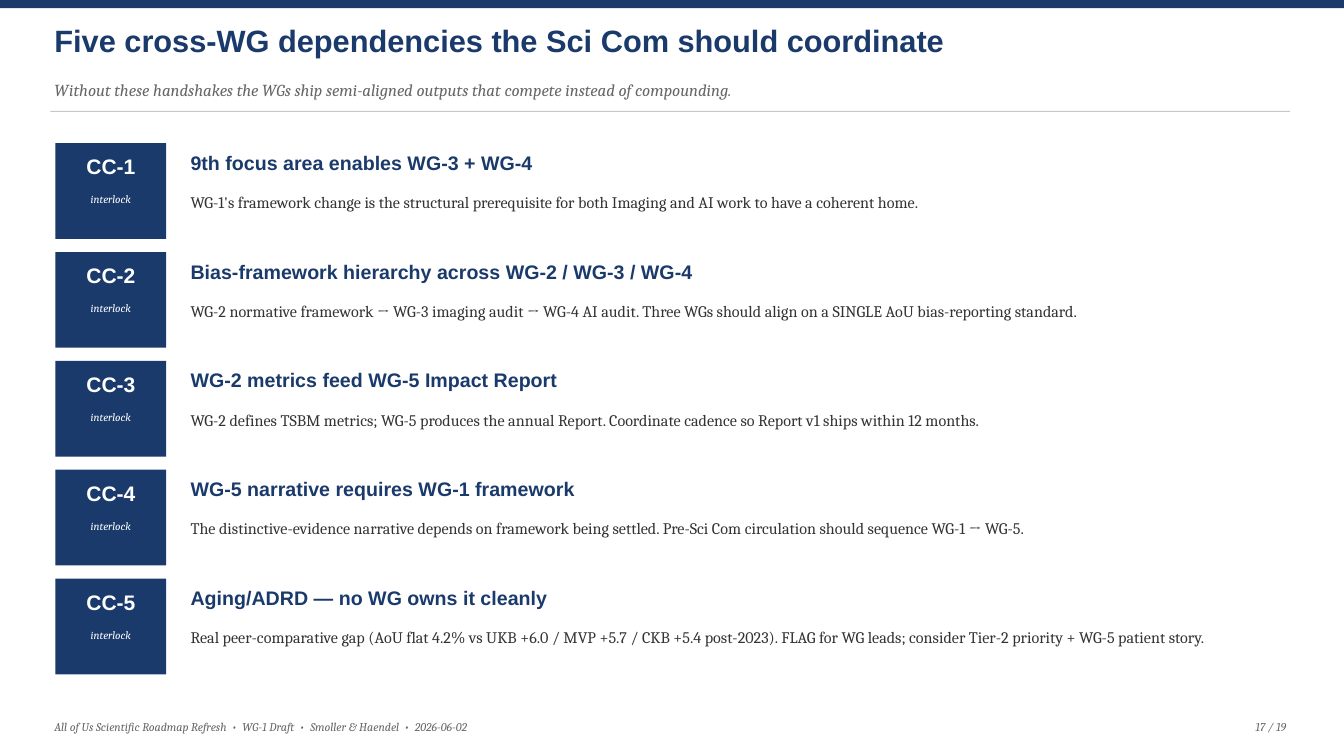
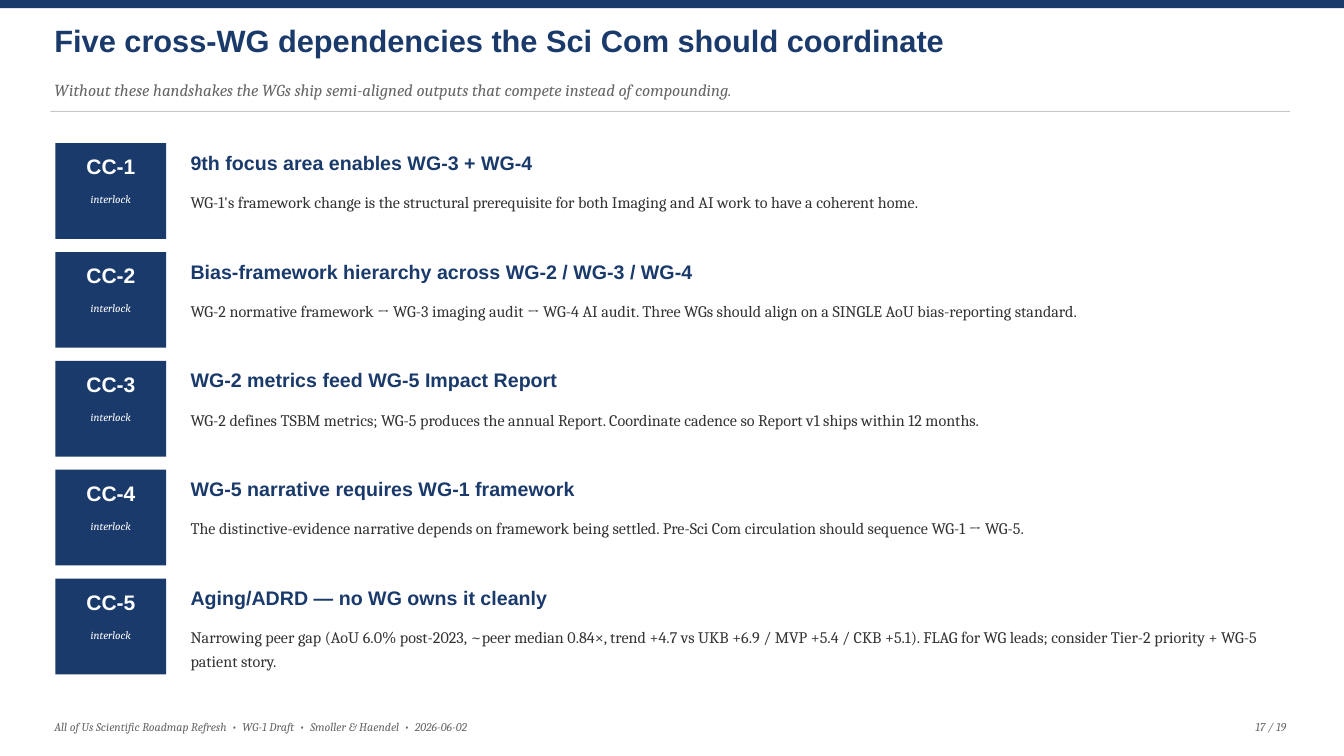
Before and after one commit to mellybelly/all-of-us, a slide deck: slide 17 of resources/deliverables/AoU_Roadmap_Refresh_Draft_Deck.pptx. Drawn at 1344x756 pixels with LibreOffice and Linux fonts; fonts in the diff are those of the drawing. Boxes give left, top, right and bottom in pixels: in the first picture for what was removed or moved away, otherwise in the second. Text is boxed around its words. In the diff, an @@ line names an element or a change of style, - is before the commit and + after.

```diff
--- a/resources/deliverables/AoU_Roadmap_Refresh_Draft_Deck.pptx
+++ b/resources/deliverables/AoU_Roadmap_Refresh_Draft_Deck.pptx
@@ text at [191, 631, 1257, 671]: text changed @@
-Real peer-comparative gap (AoU flat 4.2% vs UKB +6.0 / MVP +5.7 / CKB +5.4 post-2023). FLAG for WG leads; consider Tier-2 priority + WG-5 patient story.
+Narrowing peer gap (AoU 6.0% post-2023, ~peer median 0.84×, trend +4.7 vs UKB +6.9 / MVP +5.4 / CKB +5.1). FLAG for WG leads; consider Tier-2 priority + WG-5 patient story.
```
Also in this commit, not shown: 14 other slides changed, 7 other files.
